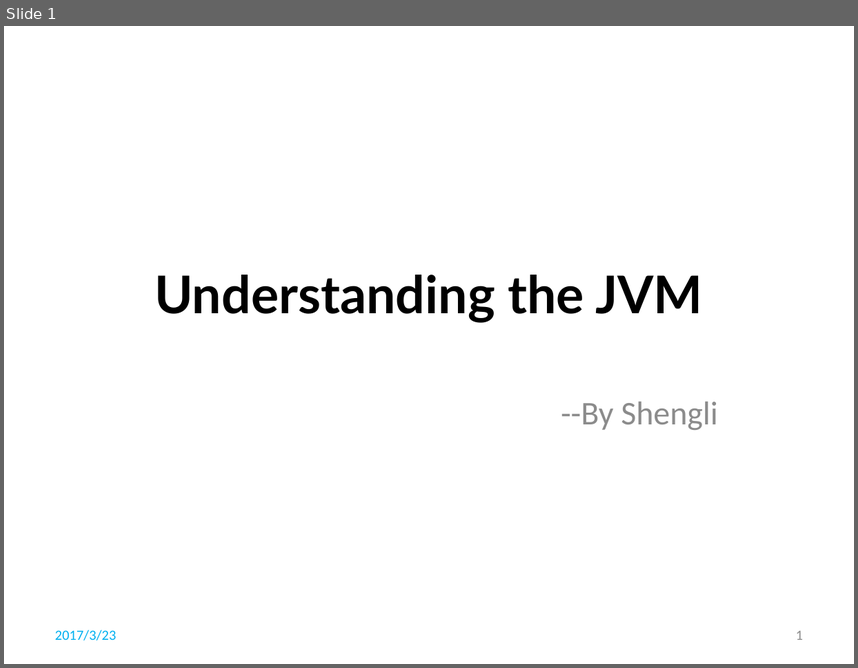
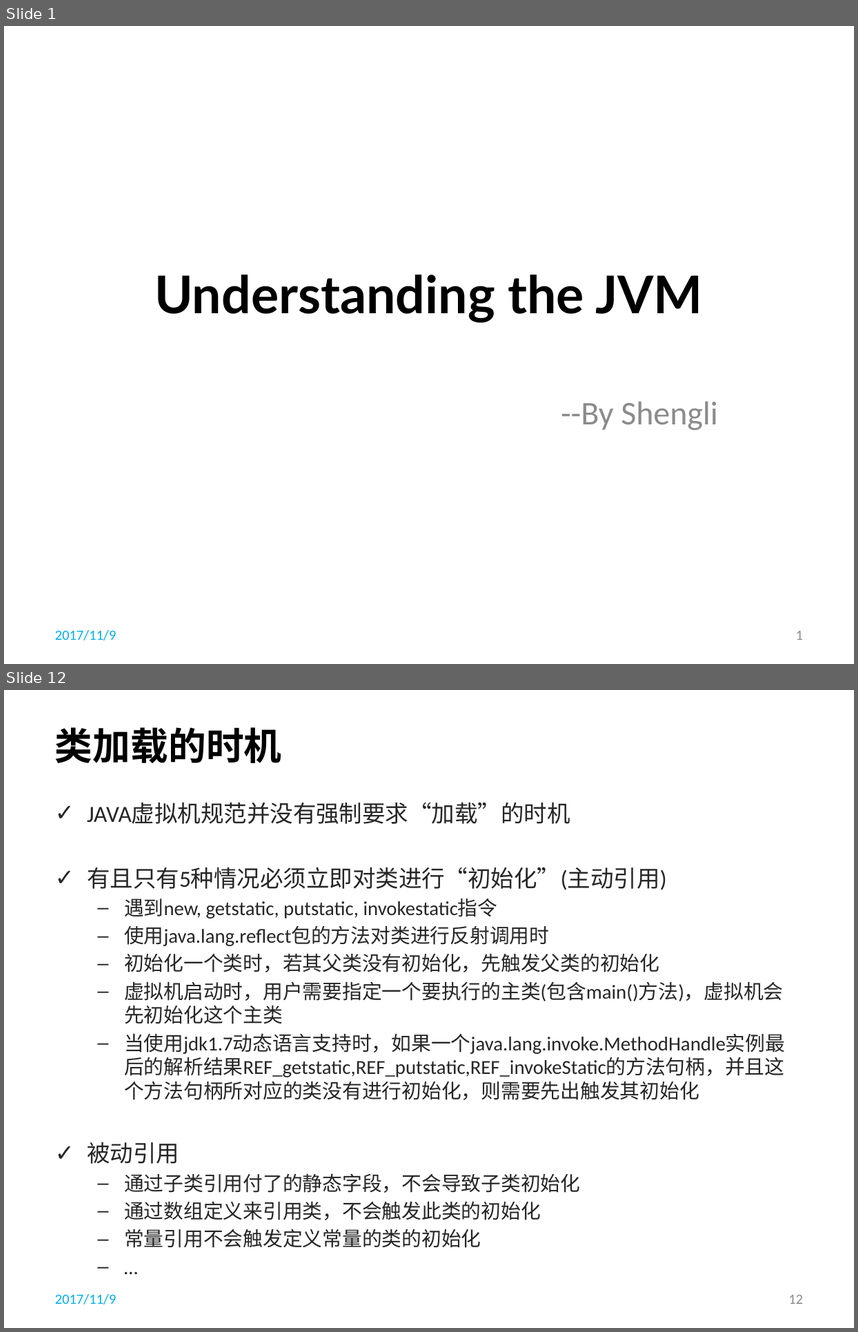
Before and after one commit to li-shengli/selfstudy, a slide deck: PPT/Understanding the JVM.pptx. Shown one above the other, each under a label of ours: slide 1 before the commit, slides 1 and 12 after it; the slides between them are not shown. The pictures are 858x668 and 858x1332 pixels, drawn with LibreOffice and Linux fonts; fonts in the diff are those of the drawing; background and template pictures are left out. Boxes give left, top, right and bottom in pixels: in the first picture for what was removed or moved away, otherwise in the second. Text is boxed around its words. In the diff, an @@ line names an element or a change of style, - is before the commit and + after.

```diff
--- a/PPT/Understanding the JVM.pptx
+++ b/PPT/Understanding the JVM.pptx
@@ slide 12 added at (x1=4, y1=690, x2=854, y2=1328), background picture (left out) @@
@@ title added at (x1=55, y1=727, x2=282, y2=763), 32 pt, text #000000, bold @@
+类加载的时机
@@ text added at (x1=87, y1=802, x2=785, y2=1248), 16.8 pt, text #262626 @@
+✓ JAVA虚拟机规范并没有强制要求“加载”的时机
+✓ 有且只有5种情况必须立即对类进行“初始化”(主动引用)
+  – 遇到new, getstatic, putstatic, invokestatic指令
+  – 使用java.lang.reflect包的方法对类进行反射调用时
+  – 初始化一个类时，若其父类没有初始化，先触发父类的初始化
+  – 虚拟机启动时，用户需要指定一个要执行的主类(包含main()方法)，虚拟机会先初始化这个主类
+  – 当使用jdk1.7动态语言支持时，如果一个java.lang.invoke.MethodHandle实例最后的解析结果REF_getstatic,REF_putstatic,REF_invokeStatic的方法句柄，并且这个方法句柄所对应的类没有进行初始化，则需要先出触发其初始化
+✓ 被动引用
+  – 通过子类引用付了的静态字段，不会导致子类初始化
+  – 通过数组定义来引用类，不会触发此类的初始化
+  – 常量引用不会触发定义常量的类的初始化
+  – …
@@ text added at (x1=55, y1=1293, x2=116, y2=1304), 12 pt, text #00B0F0 @@
+2017/11/9
@@ page number added at (x1=789, y1=1294, x2=803, y2=1303), 12 pt, text #8C8C8C @@
+12
@@ slide 1 changed as well @@
@@ text at (x1=55, y1=629, x2=116, y2=640): text changed @@
-2017/3/23
+2017/11/9
```
Also in this commit, not shown: 85 other slides added, 4 slides removed, 10 other files.
